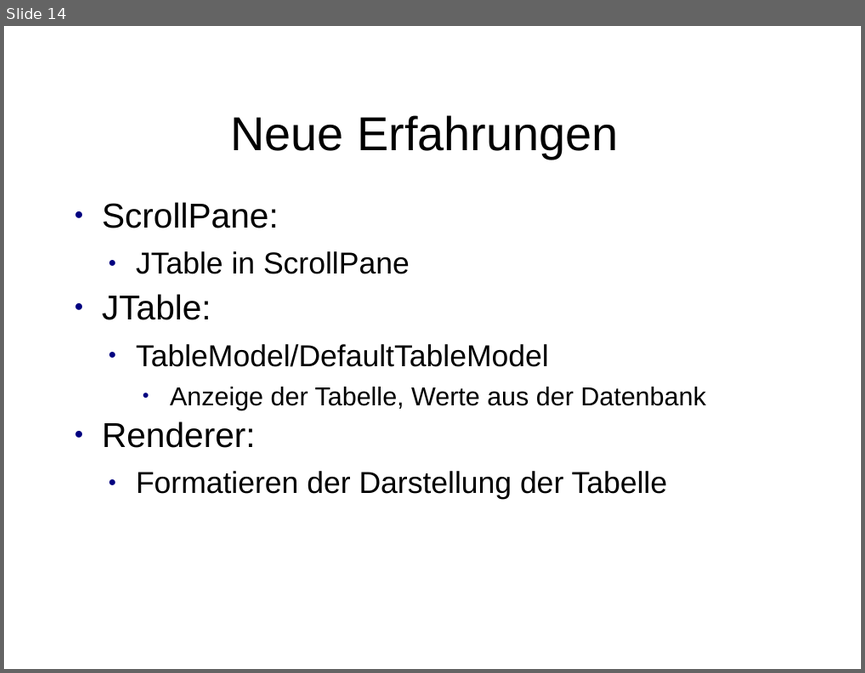
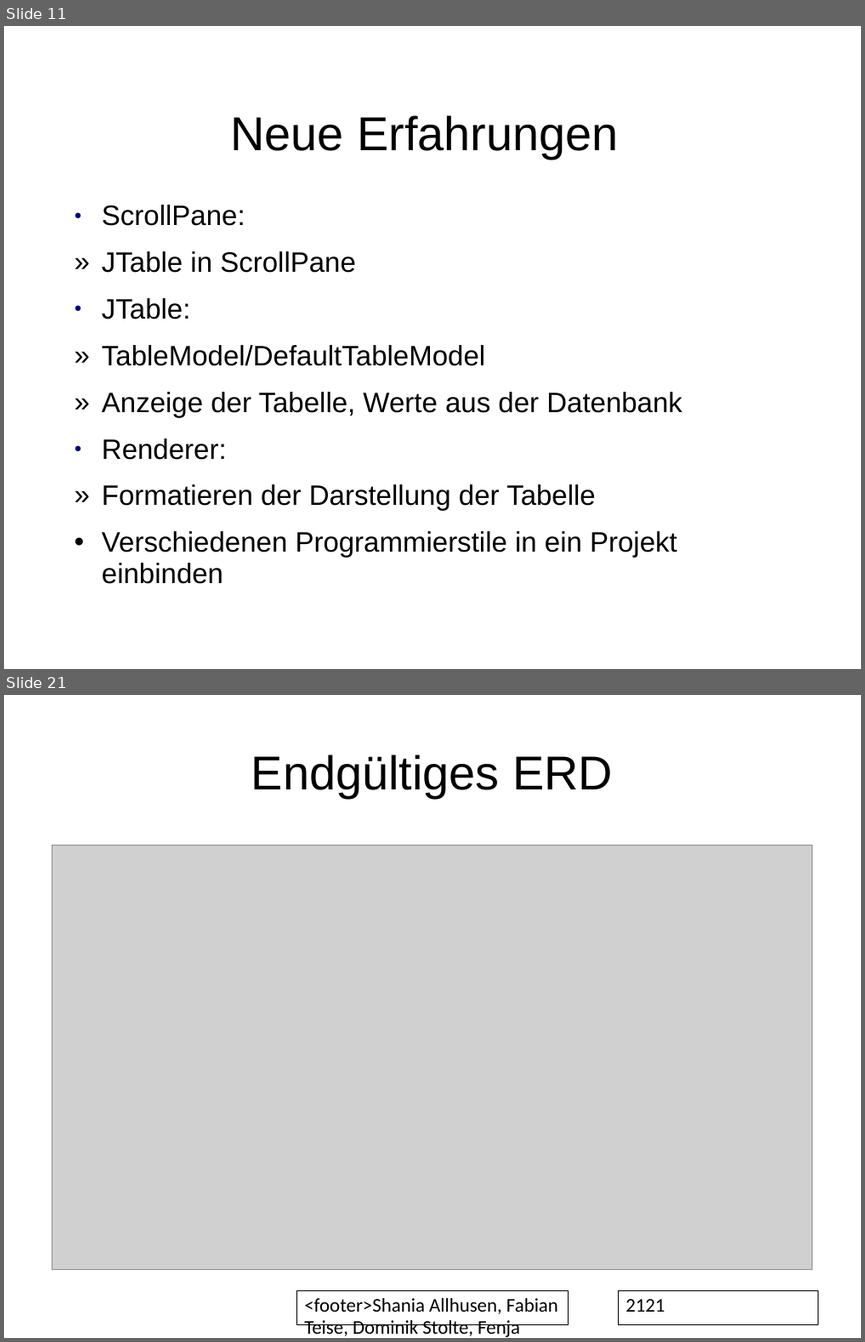
Before and after one commit to ShaniaAllhusen/Mittelstufenprojekt, a slide deck: Projekt-Präsentation.ppt. Shown one above the other, each under a label of ours: slide 14 before the commit, slides 11 and 21 after it; the slides between them are not shown. The pictures are 865x673 and 865x1342 pixels, drawn with LibreOffice and Linux fonts; fonts in the diff are those of the drawing; grey boxes stand for pictures. Boxes give left, top, right and bottom in pixels: in the first picture for what was removed or moved away, otherwise in the second. Text is boxed around its words. In the diff, an @@ line names an element or a change of style, - is before the commit and + after.

```diff
--- a/Projekt-Präsentation.ppt
+++ b/Projekt-Präsentation.ppt
@@ slide 21 added at bbox=[4, 695, 861, 1338], background #FFFFFF @@
@@ title added at bbox=[251, 755, 613, 798], 44 pt, text #000000 @@
+Endgültiges ERD
@@ picture added at bbox=[52, 845, 812, 1270] @@
@@ rectangle added at bbox=[297, 1291, 568, 1325], outline #000000 0.74 pt, 18 pt, text #000000 @@
+<footer>Shania Allhusen, Fabian Teise, Dominik Stolte, Fenja Ehlers
@@ page number added at bbox=[619, 1291, 818, 1325], outline #000000 0.74 pt, 18 pt, text #000000 @@
+2121
@@ what was slide 14 is now slide 11 @@
@@ slide 11 changed as well @@
@@ text at bbox=[102, 204, 682, 510]: size 32 to 26 pt in "ScrollPane:", "JTable:", "Renderer:"; size 28 to 26 pt in "JTable in ScrollPane", "TableModel/DefaultTableModel", "Formatieren der Darstellung der Tabelle"; size 24 to 26 pt in "Anzeige der Tabelle, Werte aus der Datenbank"; line spacing 0.83 to 0.93; bullet ● to »; list level 2 to 1 in "JTable in ScrollPane"; bullet colour #000080 to #000000; list level 2 to 1 in "TableModel/DefaultTableModel"; list level 3 to 1 in "Anzeige der Tabelle, Werte aus ..."; list level 2 to 1 in "Formatieren der Darstellung der Tabelle" @@
@@ text at bbox=[102, 531, 677, 584]: paragraph added @@
+• Verschiedenen Programmierstile in ein Projekt einbinden
```
Also in this commit, not shown: 5 other slides changed, 12 other slides added, 12 slides removed.
